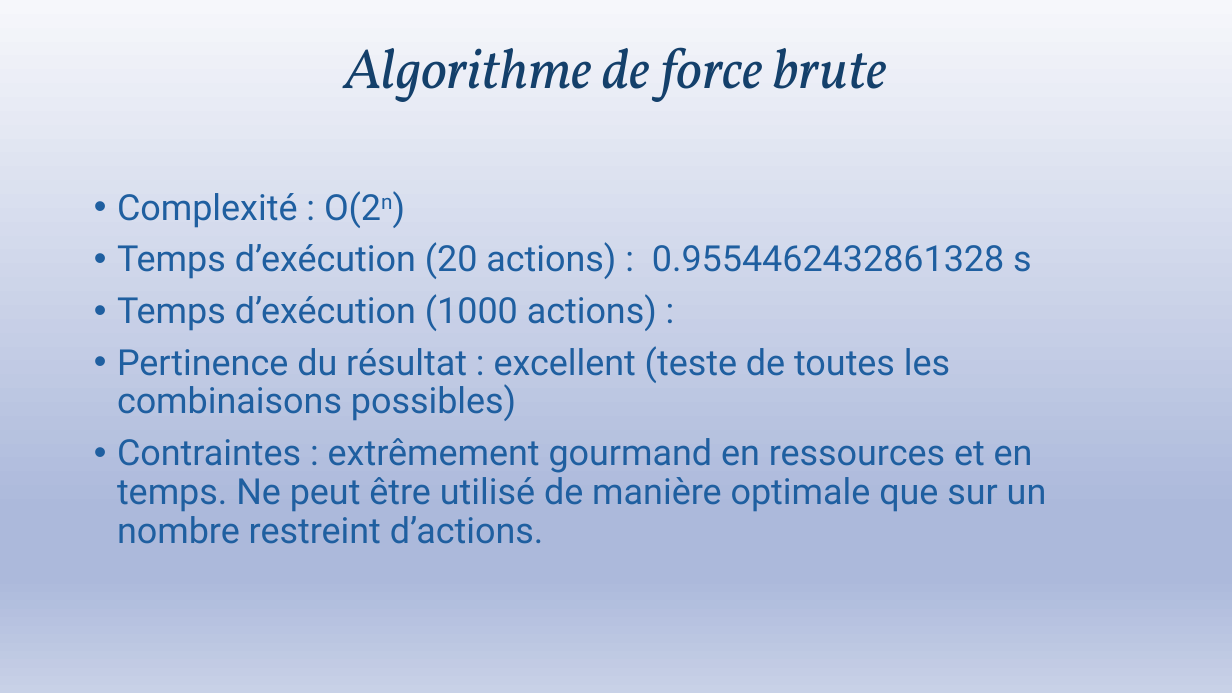
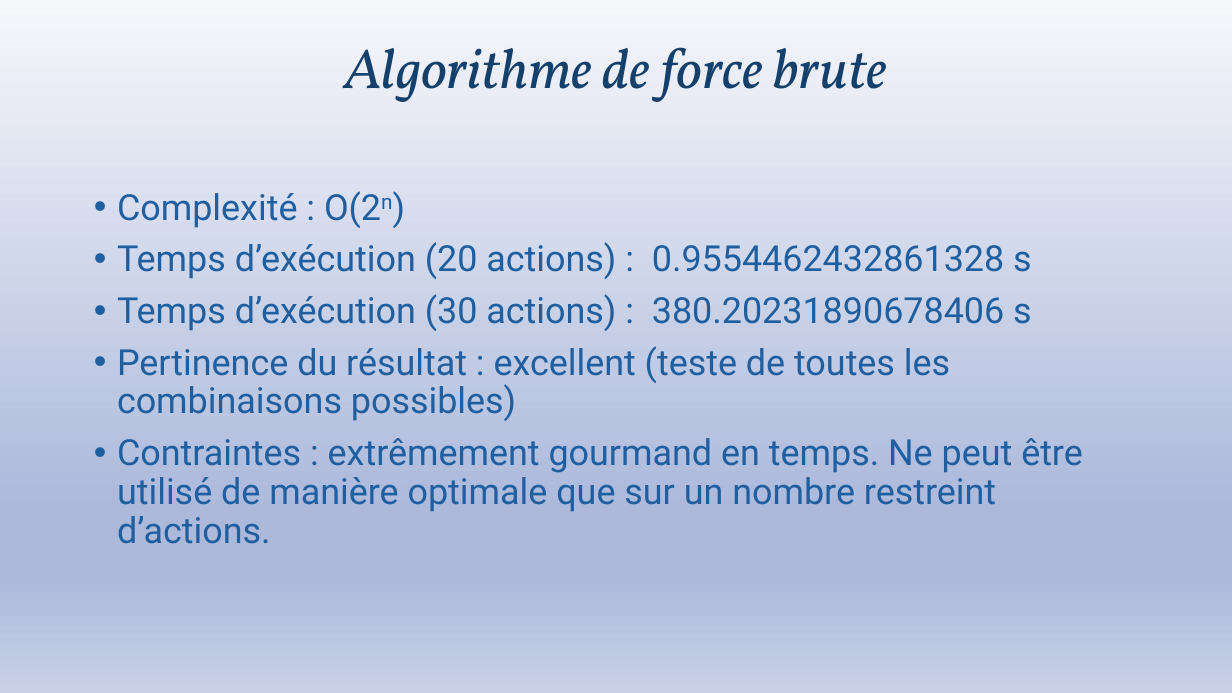
Before and after one commit to maticha84/oc_p7_repo, a slide deck: slide 5 of AlgoInvest&Trade.pptx. Drawn at 1232x693 pixels with LibreOffice and Linux fonts; fonts in the diff are those of the drawing; background and template pictures are left out. Boxes give left, top, right and bottom in pixels: in the first picture for what was removed or moved away, otherwise in the second. Text is boxed around its words. In the diff, an @@ line names an element or a change of style, - is before the commit and + after.

Commit message:
update presentation

```diff
--- a/AlgoInvest&Trade.pptx
+++ b/AlgoInvest&Trade.pptx
@@ text at (117,294,1032,331): text changed @@
-• Temps d’exécution (1000 actions) :
+• Temps d’exécution (30 actions) : 380.20231890678406 s
@@ text at (117,438,1083,544): text changed @@
-• Contraintes : extrêmement gourmand en ressources et en temps. Ne peut être utilisé de manière optimale que sur un nombre restreint d’actions.
+• Contraintes : extrêmement gourmand en temps. Ne peut être utilisé de manière optimale que sur un nombre restreint d’actions.
```
